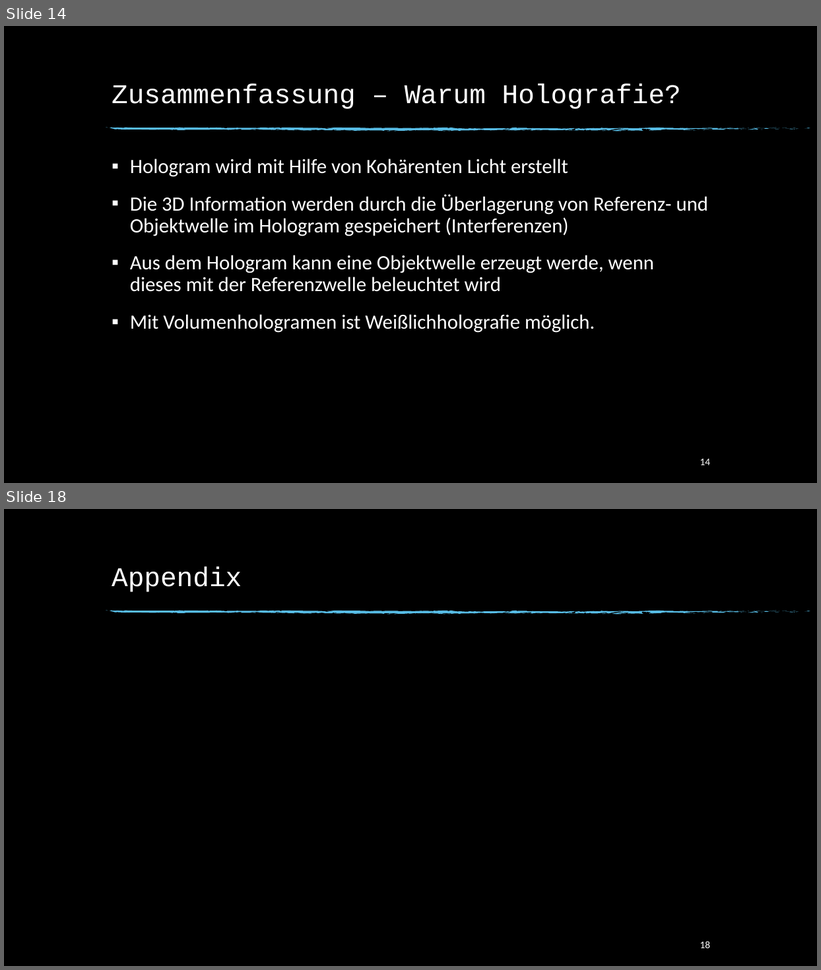
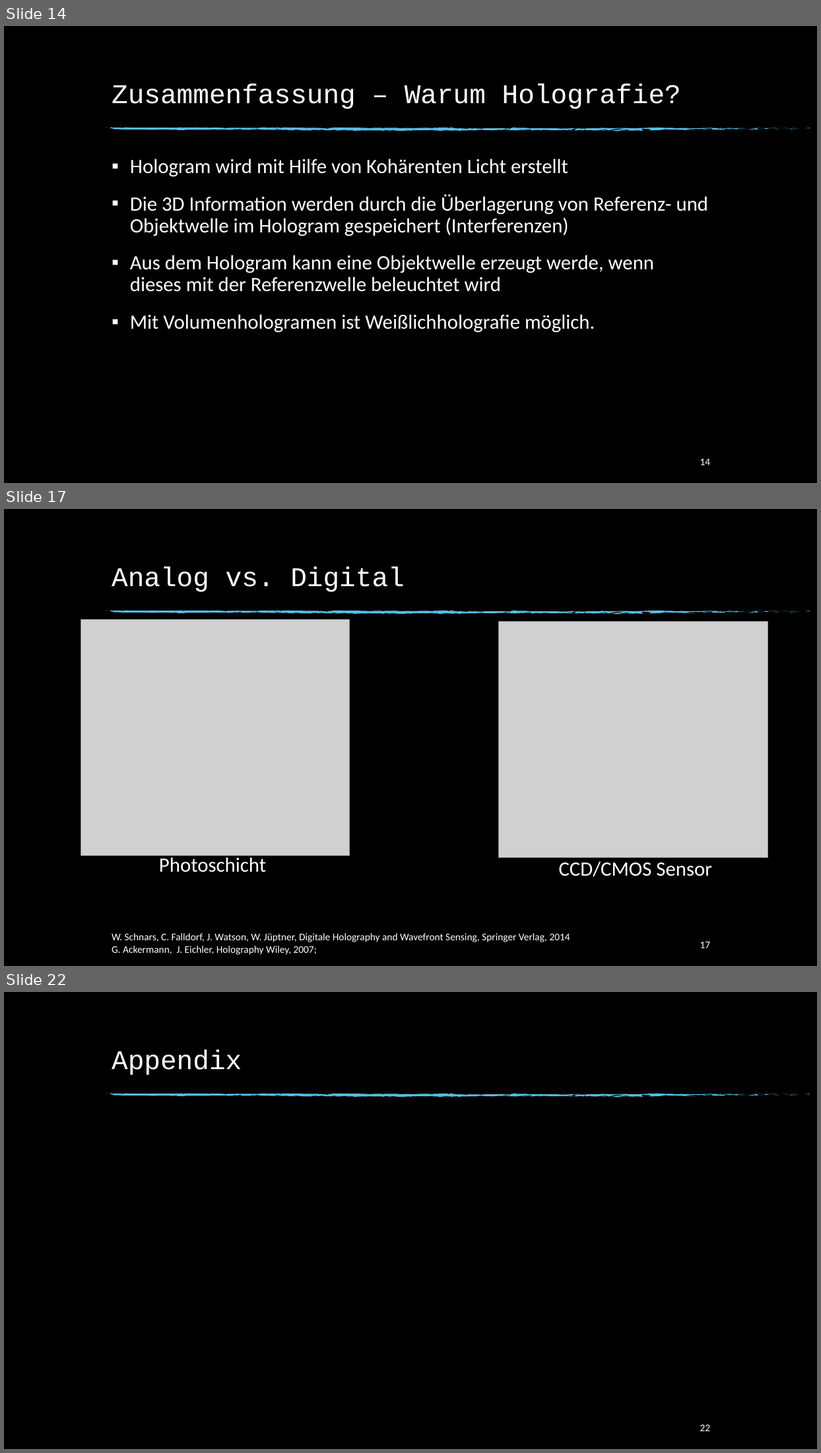
Before and after one commit to beckstev/presentations, a slide deck: holography/holography_presentation.pptx. Shown one above the other, each under a label of ours: slides 14 and 18 before the commit, slides 14, 17 and 22 after it; the slides between them are not shown. The pictures are 821x970 and 821x1453 pixels, drawn with LibreOffice and Linux fonts; fonts in the diff are those of the drawing; grey boxes stand for pictures; background and template pictures are left out. Boxes give left, top, right and bottom in pixels: in the first picture for what was removed or moved away, otherwise in the second. Text is boxed around its words. In the diff, an @@ line names an element or a change of style, - is before the commit and + after.

Commit message:
Worked on holography presentation

```diff
--- a/holography/holography_presentation.pptx
+++ b/holography/holography_presentation.pptx
@@ slide 17 added at (4, 509, 817, 966), background picture (left out); not listed: 74 template elements that a slide beside it also shows @@
@@ title added at (112, 566, 405, 592), 32 pt, text #FFFFFF @@
+Analog vs. Digital
@@ picture added at (81, 619, 350, 856) @@
@@ picture added at (499, 621, 768, 858) @@
@@ text added at (159, 855, 266, 873), 24 pt, text #FFFFFF @@
+Photoschicht
@@ text added at (559, 861, 712, 877), 24 pt, text #FFFFFF @@
+CCD/CMOS Sensor
@@ text added at (112, 933, 570, 955), 12 pt, text #FFFFFF @@
+W. Schnars, C. Falldorf, J. Watson, W. Jüptner, Digitale Holography and Wavefront Sensing, Springer Verlag, 2014
+G. Ackermann, J. Eichler, Holography Wiley, 2007;
@@ page number added at (700, 942, 711, 949), 12 pt, text #FFFFFF @@
+17
@@ what was slide 18 is now slide 22 @@
@@ page number at (700, 1425, 711, 1432): text changed @@
-18
+22
```
Also in this commit, not shown: 1 slide changed, 6 other slides added, 3 slides removed.
